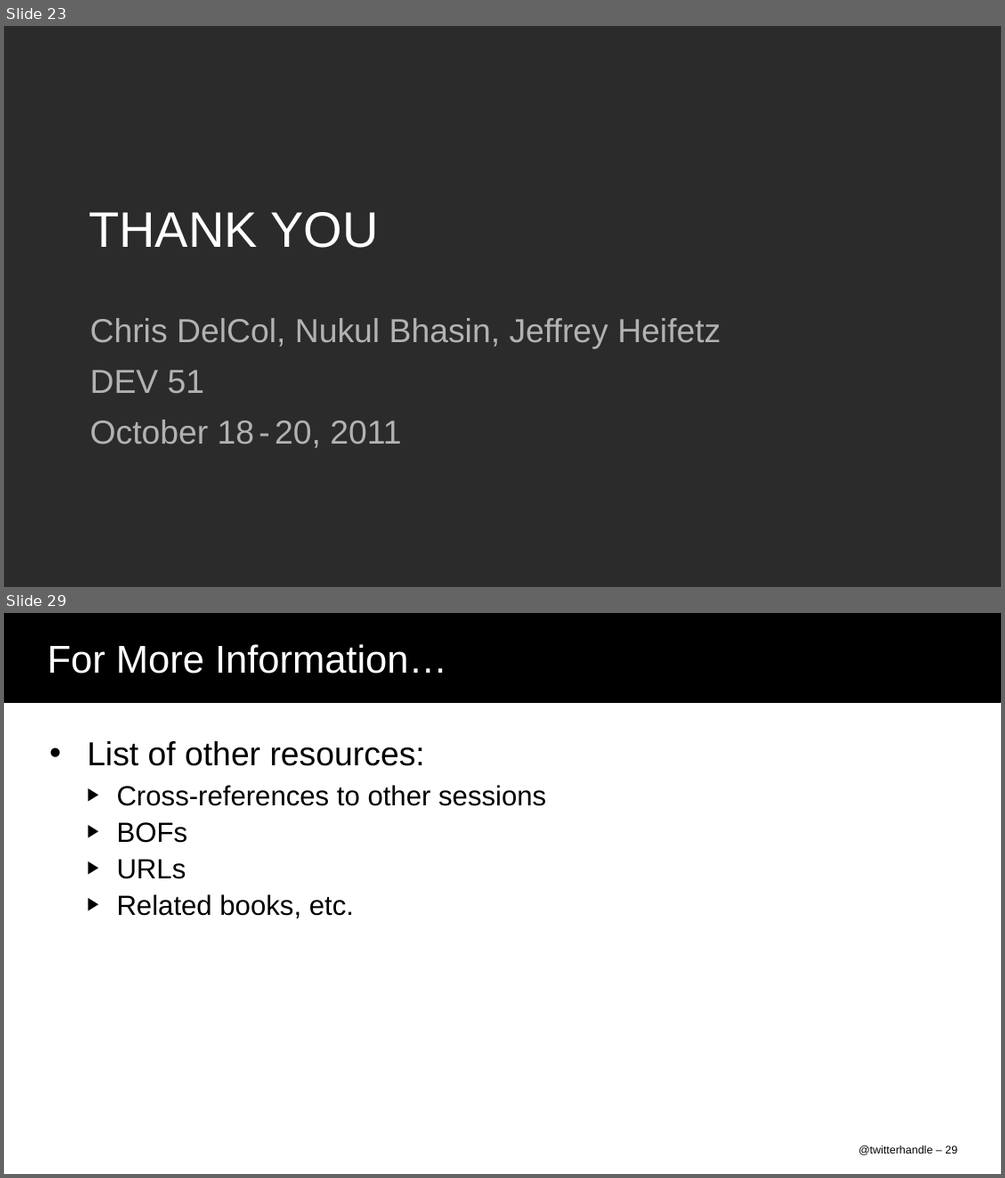
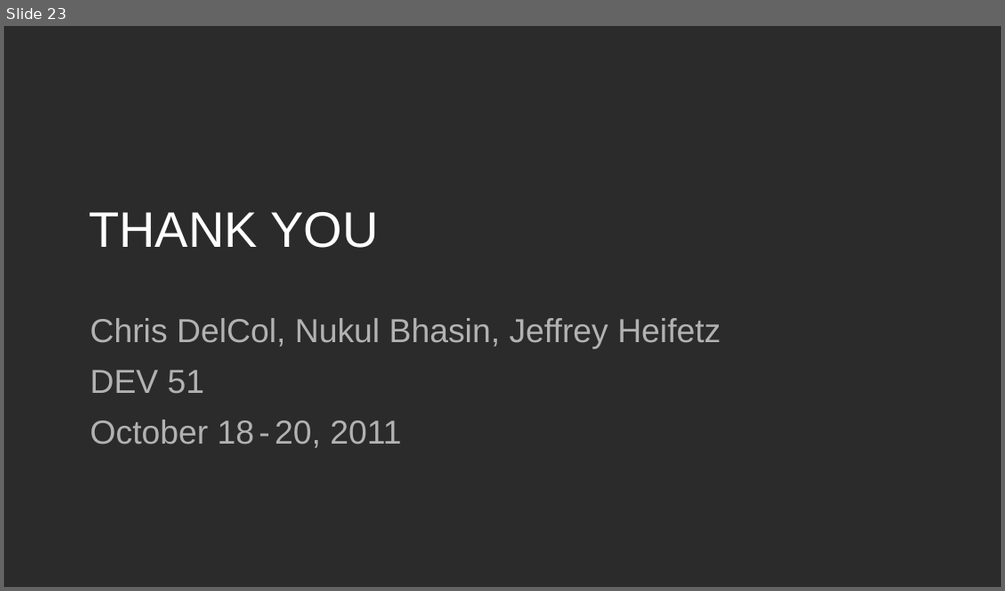
Before and after one commit to nukulb/devcon-demo, a slide deck: DEV51_DelCol.ppt. Shown one above the other, each under a label of ours: slides 23 and 29 before the commit, slide 23 after it; the slides between them are not shown. The pictures are 1005x1178 and 1005x591 pixels, drawn with LibreOffice and Linux fonts; fonts in the diff are those of the drawing; background and template pictures are left out; a plain dark background stands for a picture behind light text. Boxes give left, top, right and bottom in pixels: in the first picture for what was removed or moved away, otherwise in the second. Text is boxed around its words. In the diff, an @@ line names an element or a change of style, - is before the commit and + after.

```diff
--- a/DEV51_DelCol.ppt
+++ b/DEV51_DelCol.ppt
@@ slide 29 removed at box(4, 613, 1001, 1174), background #FFFFFF @@
@@ rectangle removed at box(4, 613, 1001, 703) @@
@@ title removed at box(48, 644, 447, 674) @@
-For More Information…
@@ text removed at box(87, 741, 546, 918) @@
-• List of other resources:
-  ▶ Cross-references to other sessions
-  ▶ BOFs
-  ▶ URLs
-  ▶ Related books, etc.
@@ page number removed at box(858, 1145, 957, 1155) @@
-@twitterhandle – 29
```
Also in this commit, not shown: 4 slides changed, 2 slides added, 7 other slides removed, 2 other files.
